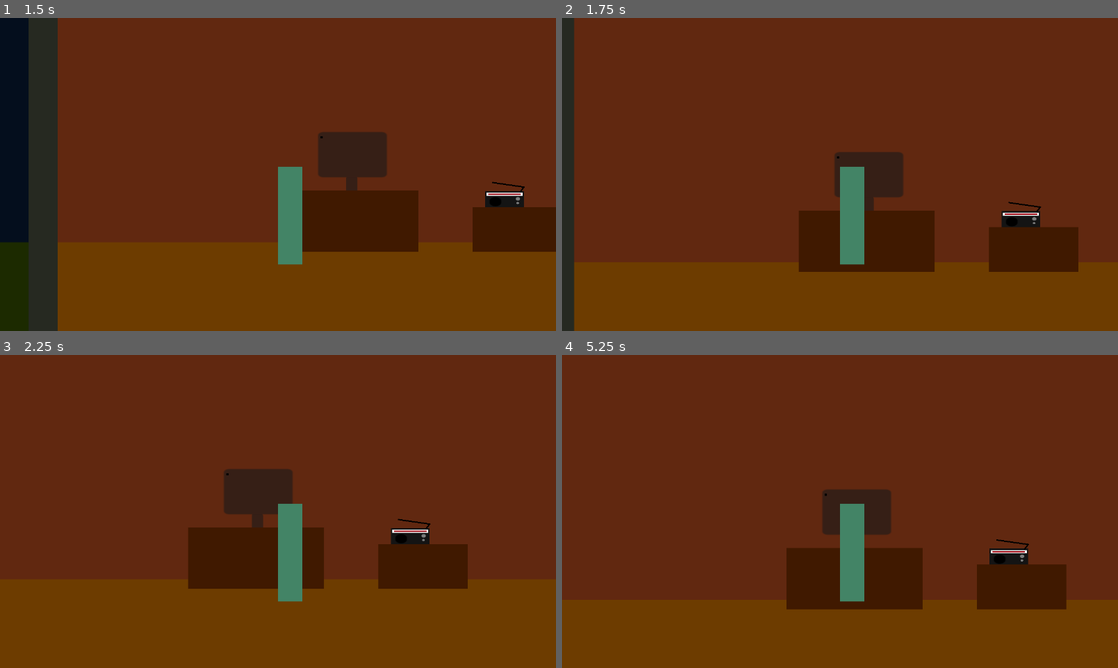
Above: before the commit, frames 1-4 (two rows, left to right).
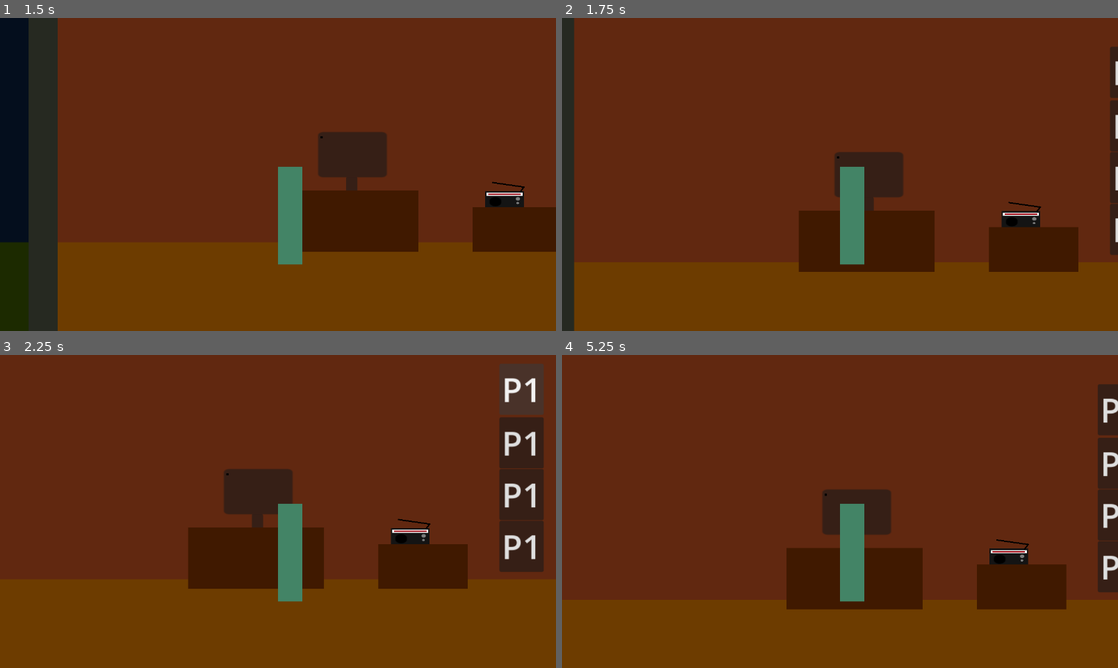
Above: after the commit, the same moments.

Repository: NileKnight1/the-graves
Game: Godot game, scene res://scenes/game.tscn
The game is run twice, just before and just after one commit, with the same random seed, the same clock (stepped at 60 frames per second) and the same inputs. The project has no main scene, so this scene is started directly. Video files are missing from this copy of the repository; at most half a second of black plays in their place.
Inputs (mouse positions are in pixels of both pictures, inside the frame that each line leads up to):
- Up to frame 1 (1.5 s): tap Enter (ui_accept) at 0.5, 0.77 s; move the mouse to (400, 158) at 0.52 s; hold D (right) from 0.53 s (still down); tap E (interact) at 0.6 s; click (400, 158) at 0.67 s; move the mouse to (166, 190) at 1.27 s; tap Shift (sprint) at 1.35 s
- Up to frame 2 (1.75 s): keep holding D (right); tap Enter (ui_accept) at 1.52 s
- Up to frame 3 (2.25 s): release D (right) at 2 s; click (522, 395) at 2 s, where only the run after the commit has a clickable "P1"
- Up to frame 4 (5.25 s): click (1084, 442) at 2.75 s, where only the run after the commit has a clickable "P1"; click (1084, 495) at 3.5 s, where only the run after the commit has a clickable "P1"; click (1084, 545) at 4.25 s, where only the run after the commit has a clickable "P1"; tap Enter (ui_accept) at 5 s; move the mouse to (895, 442) at 5.02 s; hold A (left) from 5.03 s (still down); tap Alt at 5.1 s

Frame 1 is identical in both runs. In frame 2, 0.9% of the frame differs, in the area x 98-100%, y 9-76%; in frame 3, 5.1%, in the area x 89-98%, y 2-70%; in frame 4, 2.4%.

Commit message:
added reporting feature, player now can report only in one area

Diff:
--- /dev/null
+++ b/scenes/anomaly.tscn
@@ -0,0 +1,23 @@
+[gd_scene format=3 uid="uid://bgqrhww4gnhow"]
+
+[ext_resource type="Script" uid="uid://fers505lxxae" path="res://scripts/anomaly.gd" id="1_nacbu"]
+
+[sub_resource type="StyleBoxFlat" id="StyleBoxFlat_3fuoq"]
+bg_color = Color(0.47933924, 0, 0.05596737, 1)
+
+[sub_resource type="CircleShape2D" id="CircleShape2D_qc3fp"]
+
+[node name="anomaly" type="CharacterBody2D" unique_id=312059141]
+script = ExtResource("1_nacbu")
+
+[node name="Panel" type="Panel" parent="." unique_id=1222239789]
+offset_top = 38.0
+offset_right = 40.0
+offset_bottom = 97.30395
+scale = Vector2(1, -2.7148278)
+theme_override_styles/panel = SubResource("StyleBoxFlat_3fuoq")
+
+[node name="CollisionShape2D" type="CollisionShape2D" parent="." unique_id=1592067596]
+position = Vector2(20, 20.000004)
+scale = Vector2(1.9094183, 1.9094183)
+shape = SubResource("CircleShape2D_qc3fp")
--- a/scenes/game.tscn
+++ b/scenes/game.tscn
@@ -3,6 +3,7 @@
 [ext_resource type="Script" uid="uid://chwnt2iey800b" path="res://scripts/game.gd" id="1_lnu2h"]
 [ext_resource type="PackedScene" uid="uid://cfj564wppea61" path="res://scenes/temp_player.tscn" id="1_uwrxv"]
 [ext_resource type="VideoStream" uid="uid://cho7udnr6dowp" path="res://assets/27519-364430915.ogv" id="2_yqjtg"]
+[ext_resource type="PackedScene" uid="uid://bgqrhww4gnhow" path="res://scenes/anomaly.tscn" id="3_lbhrr"]
 
 [sub_resource type="WorldBoundaryShape2D" id="WorldBoundaryShape2D_uwrxv"]
 
@@ -131,9 +132,6 @@
 corner_radius_bottom_right = 14
 corner_radius_bottom_left = 14
 
-[sub_resource type="RectangleShape2D" id="RectangleShape2D_lbhrr"]
-size = Vector2(256, 247)
-
 [sub_resource type="StyleBoxFlat" id="StyleBoxFlat_iywne"]
 bg_color = Color(0.1504, 0.16, 0.1312, 1)
 
@@ -147,6 +145,12 @@
 border_width_right = 5
 border_width_bottom = 5
 border_color = Color(0, 0, 0, 1)
+
+[sub_resource type="RectangleShape2D" id="RectangleShape2D_lbhrr"]
+size = Vector2(256, 247)
+
+[sub_resource type="RectangleShape2D" id="RectangleShape2D_iywne"]
+size = Vector2(1053, 703)
 
 [node name="game" type="Node2D" unique_id=275808026]
 script = ExtResource("1_lnu2h")
@@ -870,18 +874,17 @@
 scale = Vector2(1.2348685, 15.541196)
 theme_override_styles/panel = SubResource("StyleBoxFlat_dinhu")
 
-[node name="cams" type="Area2D" parent="map behind" unique_id=149070780]
-
-[node name="CollisionShape2D" type="CollisionShape2D" parent="map behind/cams" unique_id=79845045]
-position = Vector2(-49, -123.5)
-shape = SubResource("RectangleShape2D_lbhrr")
-
-[node name="player" parent="." unique_id=312059141 instance=ExtResource("1_uwrxv")]
+[node name="player" parent="." unique_id=952241435 instance=ExtResource("1_uwrxv")]
 position = Vector2(-462, -55)
 
 [node name="Camera2D" type="Camera2D" parent="player" unique_id=1735474666]
 position = Vector2(0, -110)
 zoom = Vector2(1.4, 1.4)
+
+[node name="anomalies" type="Node2D" parent="." unique_id=1338437649]
+
+[node name="anomaly" parent="anomalies" unique_id=1341686786 instance=ExtResource("3_lbhrr")]
+position = Vector2(-2178, 26)
 
 [node name="map above" type="Node2D" parent="." unique_id=491991416]
 
@@ -1364,5 +1367,67 @@
 scale = Vector2(29.958494, 20.92507)
 theme_override_styles/panel = SubResource("StyleBoxFlat_u5sy4")
 
-[connection signal="body_entered" from="map behind/cams" to="." method="_on_cams_body_entered"]
-[connection signal="body_exited" from="map behind/cams" to="." method="_on_cams_body_exited"]
+[node name="areas" type="Node2D" parent="." unique_id=231628329]
+
+[node name="cams" type="Area2D" parent="areas" unique_id=149070780]
+
+[node name="CollisionShape2D" type="CollisionShape2D" parent="areas/cams" unique_id=79845045]
+position = Vector2(-49, -123.5)
+shape = SubResource("RectangleShape2D_lbhrr")
+
+[node name="p1" type="Area2D" parent="areas" unique_id=1267882245]
+
+[node name="CollisionShape2D" type="CollisionShape2D" parent="areas/p1" unique_id=823472423]
+position = Vector2(-2227.5, -168.5)
+shape = SubResource("RectangleShape2D_iywne")
+
+[node name="UI" type="Node2D" parent="." unique_id=2084578173]
+
+[node name="room" type="Control" parent="UI" unique_id=790920656]
+layout_mode = 3
+anchors_preset = 0
+
+[node name="Button" type="Button" parent="UI/room" unique_id=1348013076]
+layout_mode = 0
+offset_left = 352.0
+offset_top = -392.0
+offset_right = 425.0
+offset_bottom = -308.0
+theme_override_font_sizes/font_size = 55
+text = "P1"
+
+[node name="Button2" type="Button" parent="UI/room" unique_id=1858252975]
+layout_mode = 0
+offset_left = 352.0
+offset_top = -304.0
+offset_right = 425.0
+offset_bottom = -220.0
+theme_override_font_sizes/font_size = 55
+text = "P1"
+
+[node name="Button3" type="Button" parent="UI/room" unique_id=1375149201]
+layout_mode = 0
+offset_left = 352.0
+offset_top = -219.0
+offset_right = 425.0
+offset_bottom = -135.0
+theme_override_font_sizes/font_size = 55
+text = "P1"
+
+[node name="Button4" type="Button" parent="UI/room" unique_id=1748784579]
+layout_mode = 0
+offset_left = 352.0
+offset_top = -134.0
+offset_right = 425.0
+offset_bottom = -50.0
+theme_override_font_sizes/font_size = 55
+text = "P1"
+
+[connection signal="body_entered" from="areas/cams" to="." method="_on_cams_body_entered"]
+[connection signal="body_exited" from="areas/cams" to="." method="_on_cams_body_exited"]
+[connection signal="body_entered" from="areas/p1" to="." method="_on_p_1_body_entered"]
+[connection signal="body_exited" from="areas/p1" to="." method="_on_p_1_body_exited"]
+[connection signal="pressed" from="UI/room/Button" to="." method="_on_button1_pressed"]
+[connection signal="pressed" from="UI/room/Button2" to="." method="_on_button_2_pressed"]
+[connection signal="pressed" from="UI/room/Button3" to="." method="_on_button_3_pressed"]
+[connection signal="pressed" from="UI/room/Button4" to="." method="_on_button_4_pressed"]
--- /dev/null
+++ b/scripts/anomaly.gd
@@ -0,0 +1,10 @@
+extends CharacterBody2D
+
+var anomaly = 1
+
+func _ready() -> void:
+	pass # Replace with function body.
+
+
+func _process(delta: float) -> void:
+	pass
--- a/scripts/game.gd
+++ b/scripts/game.gd
@@ -9,7 +9,11 @@
 
 
 func _ready() -> void:
-	pass # Replace with function body.
+	#await get_tree().create_timer(1.0).timeout
+	#print(p1_anomalies.find($anomalies/anomaly))
+
+
+	pass
 
 
 func _process(delta: float) -> void:
@@ -67,3 +71,47 @@
 func _on_cams_body_exited(body: Node2D) -> void:
 	if body == $player:
 		computer_area = 0
+
+var p1_anomalies_count = 0
+var p2_anomalies_count = 0
+var p3_anomalies_count = 0
+var p4_anomalies_count = 0
+
+var p1_anomalies = []
+var p2_anomalies = []
+var p3_anomalies = []
+var p4_anomalies = []
+
+
+
+func _on_p_1_body_entered(body: Node2D) -> void:
+	if body is CharacterBody2D && body.anomaly :
+		print("anomaly")
+		p1_anomalies_count += 1
+		p1_anomalies.append(body)
+func _on_p_1_body_exited(body: Node2D) -> void:
+	if body is CharacterBody2D && body.anomaly :
+		print("anomaly")
+		p1_anomalies_count -= 1
+		p1_anomalies.remove_at(p1_anomalies.find(body))
+
+
+func _on_button1_pressed() -> void:
+	print(p1_anomalies)
+	print(p1_anomalies_count)
+	if p1_anomalies_count:
+		for i in p1_anomalies:
+			i.queue_free()
+			print(i)
+
+		#p1_anomalies.clear()
+
+		print(p1_anomalies_count)
+
+
+func _on_button_2_pressed() -> void:
+	pass # Replace with function body.
+func _on_button_3_pressed() -> void:
+	pass # Replace with function body.
+func _on_button_4_pressed() -> void:
+	pass # Replace with function body.
--- a/scripts/temp_player.gd
+++ b/scripts/temp_player.gd
@@ -1,6 +1,6 @@
 extends CharacterBody2D
 
-
+var anomaly = 0
 var SPEED = 300.0
 var JUMP_VELOCITY = -250.0
 var sprint = 0
Not shown, added: scripts/anomaly.gd.uid
